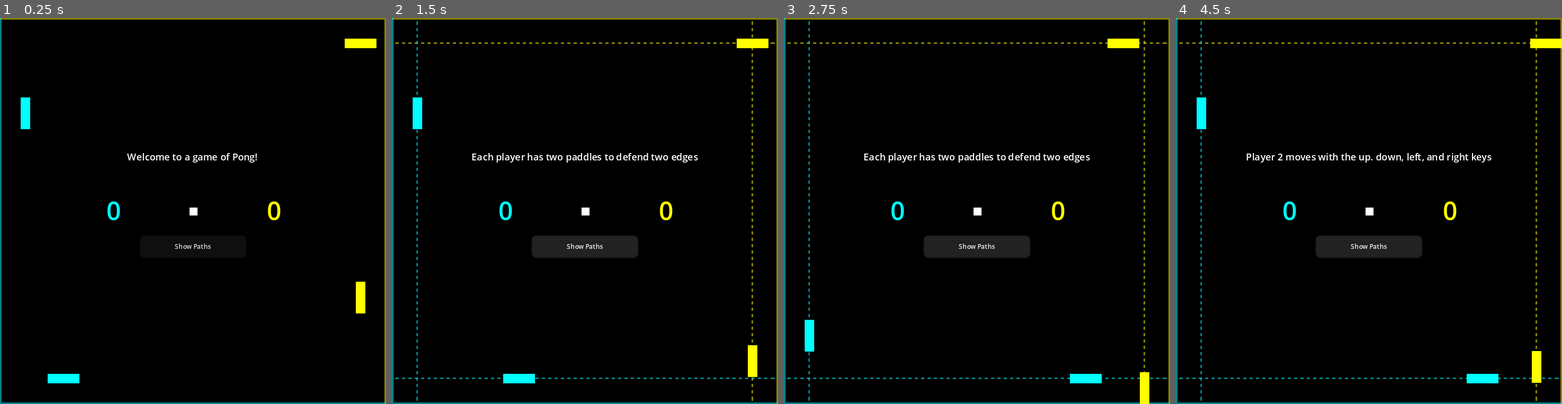
Above: before the commit, frames 1-4 (left to right).
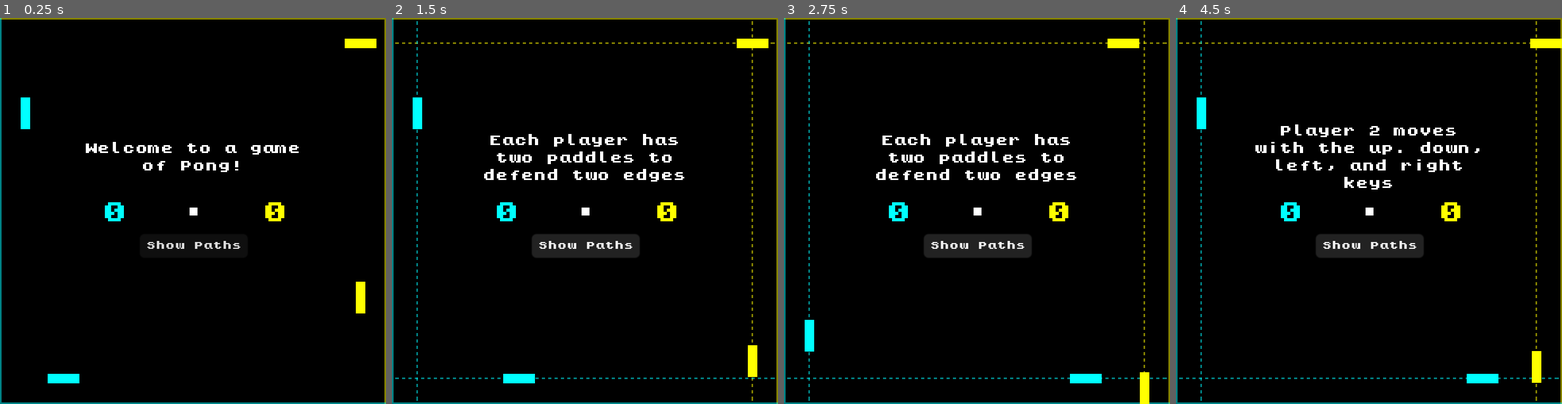
Above: after the commit, the same moments.

Repository: ska00/pong-twins
Game: Godot game, scene res://main.tscn
Two runs of this game, one before a commit and one after it. Both use one fixed random seed, a clock stepped at 60 frames per second and the inputs below.
Inputs:
- Up to frame 1 (0.25 s): no input
- Up to frame 2 (1.5 s): click "Show Paths" at 0.5 s; tap Enter (start) at 1.25 s; hold D (player1_right) from 1.28 s (still down); hold Down (player2_down) from 1.28 s (still down)
- Up to frame 3 (2.75 s): release D (player1_right) at 2.03 s; release Down (player2_down) at 2.03 s; hold S (player1_down) from 2.03 s (still down); tap Left (player2_left) at 2.1 s
- Up to frame 4 (4.5 s): release S (player1_down) at 2.78 s; hold D (player1_right) 2.78-3.53 s; hold Right (player2_right) 2.78-3.53 s; tap Enter (start) at 3.5, 4.35 s; hold W (player1_up) 3.53-4.28 s; tap Up (player2_up) at 3.6 s; hold A (player1_left) from 4.28 s (still down)

The runs differ from the first frame. In frame 1, 1.5% of the frame differs, in the area x 22-78%, y 32-60%; in frame 2, 2.2%; in frame 3, 2.2%; in frame 4, 2.5%, in the area x 18-82%, y 27-62%.

Commit message:
Made it compatible with HTML and resized the window

Diff:
--- a/hud.tscn
+++ b/hud.tscn
@@ -1,14 +1,7 @@
-[gd_scene load_steps=5 format=3 uid="uid://3x4s2gcogrvf"]
+[gd_scene load_steps=4 format=3 uid="uid://3x4s2gcogrvf"]
 
 [ext_resource type="Script" path="res://hud.gd" id="1_nqi1v"]
-
-[sub_resource type="SystemFont" id="SystemFont_i10fj"]
-font_names = PackedStringArray("M42_FLIGHT 721")
-subpixel_positioning = 0
-
-[sub_resource type="SystemFont" id="SystemFont_4rdvg"]
-font_names = PackedStringArray("M42_FLIGHT 721")
-subpixel_positioning = 0
+[ext_resource type="FontFile" uid="uid://ja7wxn47gv8h" path="res://kongtext.ttf" id="2_bnnmp"]
 
 [sub_resource type="SystemFont" id="SystemFont_nmunj"]
 font_names = PackedStringArray("M42_FLIGHT 721")
@@ -30,8 +23,8 @@
 grow_horizontal = 2
 grow_vertical = 2
 size_flags_horizontal = 4
-theme_override_fonts/font = SubResource("SystemFont_i10fj")
-theme_override_font_sizes/font_size = 6
+theme_override_fonts/font = ExtResource("2_bnnmp")
+theme_override_font_sizes/font_size = 8
 text = "Hello Pong!"
 horizontal_alignment = 1
 vertical_alignment = 1
@@ -50,7 +43,7 @@
 grow_horizontal = 2
 grow_vertical = 2
 theme_override_colors/font_color = Color(0, 1, 1, 1)
-theme_override_fonts/font = SubResource("SystemFont_4rdvg")
+theme_override_fonts/font = ExtResource("2_bnnmp")
 text = "0"
 horizontal_alignment = 1
 vertical_alignment = 1
@@ -69,7 +62,7 @@
 grow_vertical = 2
 size_flags_horizontal = 4
 theme_override_colors/font_color = Color(1, 1, 0, 1)
-theme_override_fonts/font = SubResource("SystemFont_4rdvg")
+theme_override_fonts/font = ExtResource("2_bnnmp")
 text = "0"
 horizontal_alignment = 1
 vertical_alignment = 1
--- a/main.tscn
+++ b/main.tscn
@@ -3,6 +3,7 @@
 [ext_resource type="Script" path="res://main.gd" id="1_np2ea"]
 [ext_resource type="PackedScene" uid="uid://bxh5hj06nnn6o" path="res://player1paddleV.tscn" id="2_1xvsb"]
 [ext_resource type="PackedScene" uid="uid://3x4s2gcogrvf" path="res://hud.tscn" id="2_g051u"]
+[ext_resource type="FontFile" uid="uid://ja7wxn47gv8h" path="res://kongtext.ttf" id="2_pl5xb"]
 [ext_resource type="PackedScene" uid="uid://be3ouu4t0b87s" path="res://player2paddleV.tscn" id="3_eqwh7"]
 [ext_resource type="PackedScene" uid="uid://l4mtx1ppnme5" path="res://player1paddleH.tscn" id="4_1w71h"]
 [ext_resource type="PackedScene" uid="uid://dd28q4107lsgh" path="res://ball.tscn" id="5_0vuxy"]
@@ -13,9 +14,6 @@
 [ext_resource type="AudioStream" uid="uid://crsgul01uq83k" path="res://Sounds/player2hit.wav" id="11_f0x2i"]
 [ext_resource type="AudioStream" uid="uid://cwfc0re7do0kv" path="res://Sounds/player2lose.wav" id="12_qmbrl"]
 [ext_resource type="AudioStream" uid="uid://u4cxjqa13sya" path="res://Sounds/winning.wav" id="13_xvvvp"]
-
-[sub_resource type="SystemFont" id="SystemFont_1x504"]
-font_names = PackedStringArray("M42_FLIGHT 721")
 
 [node name="Game" type="Node"]
 script = ExtResource("1_np2ea")
@@ -77,8 +75,8 @@
 grow_horizontal = 2
 grow_vertical = 2
 focus_mode = 0
-theme_override_fonts/font = SubResource("SystemFont_1x504")
-theme_override_font_sizes/font_size = 4
+theme_override_fonts/font = ExtResource("2_pl5xb")
+theme_override_font_sizes/font_size = 6
 text = "Show Paths"
 
 [node name="PaddlePathsDrawer" type="Node2D" parent="."]
--- a/project.godot
+++ b/project.godot
@@ -19,8 +19,8 @@
 
 window/size/viewport_width=243
 window/size/viewport_height=243
-window/size/window_width_override=720
-window/size/window_height_override=720
+window/size/window_width_override=540
+window/size/window_height_override=540
 window/stretch/mode="canvas_items"
 
 [input]
@@ -79,3 +79,5 @@
 [rendering]
 
 textures/canvas_textures/default_texture_filter=0
+renderer/rendering_method="gl_compatibility"
+renderer/rendering_method.mobile="gl_compatibility"
Binary file added: Pong-Twins-HTML/index.apple-touch-icon.png
Not shown, added: Pong-Twins-HTML/index.apple-touch-icon.png.import
Binary file added: Pong-Twins-HTML/index.icon.png
Not shown, added: Pong-Twins-HTML/index.icon.png.import
Binary file added: Pong-Twins-HTML/index.png
Not shown, added: Pong-Twins-HTML/index.png.import
Not shown, changed: export_presets.cfg
Binary file added: kongtext.ttf
Not shown, added: kongtext.ttf.import
Not shown, added: Pong-Twins-HTML (2).zip
Not shown, added: Pong-Twins-HTML.zip
Not shown, added: Pong-Twins-HTML/index.audio.worklet.js
(and 5 more such lines)
